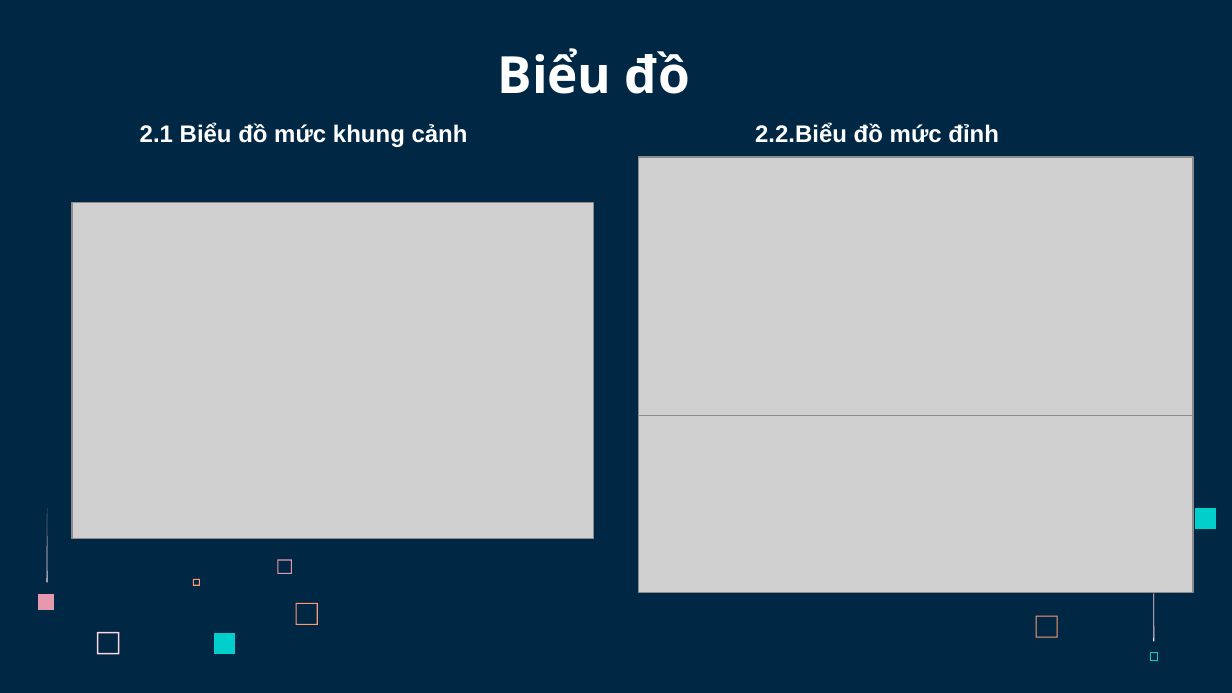
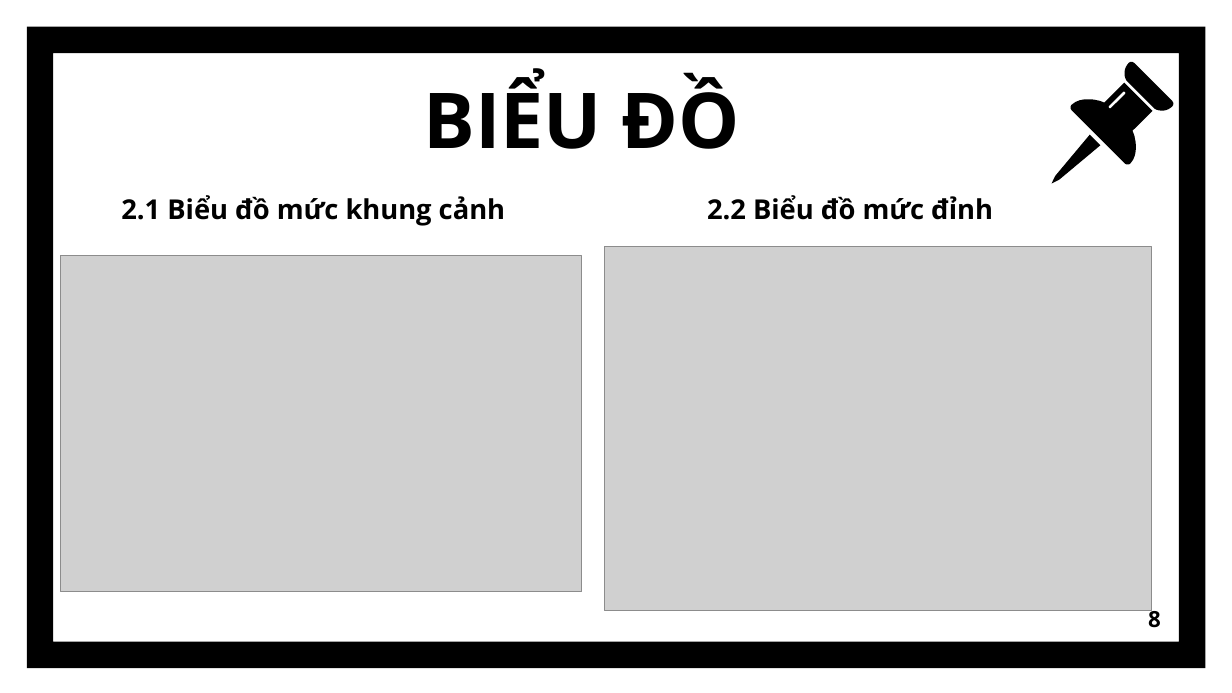
Before and after one commit to LinhChi610/PTLChi.BTL.226, a slide deck: slide 8 of SLIDE-HTQLBHDTDĐ.pptx. Drawn at 1232x693 pixels with LibreOffice and Linux fonts; fonts in the diff are those of the drawing; grey boxes stand for pictures. Boxes give left, top, right and bottom in pixels: in the first picture for what was removed or moved away, otherwise in the second. Text is boxed around its words. In the diff, an @@ line names an element or a change of style, - is before the commit and + after.

```diff
--- a/SLIDE-HTQLBHDTDĐ.pptx
+++ b/SLIDE-HTQLBHDTDĐ.pptx
@@ background #002845 to #FFFFFF @@
@@ frame added at (x1=27, y1=27, x2=1206, y2=669), fill #000000 @@
@@ title at (x1=423, y1=76, x2=740, y2=149): text changed; size 30 to 45 pt; text colour #FFFFFF to #000000 @@
-Biểu đồ
+BIỂU ĐỒ
@@ freeform shape added at (x1=1071, y1=83, x2=1153, y2=165), fill #000000 @@
@@ freeform shape added at (x1=1125, y1=62, x2=1174, y2=111), fill #000000 @@
@@ freeform shape added at (x1=1052, y1=134, x2=1101, y2=184), fill #000000 @@
@@ picture removed at (x1=638, y1=156, x2=1193, y2=428) @@
@@ text "2.1 Biểu đồ mức khung ..." moved from (x1=140, y1=122, x2=468, y2=147) to (x1=121, y1=195, x2=505, y2=226) @@
@@ text "2.1 Biểu đồ mức khung ..." at (x1=121, y1=195, x2=505, y2=226): size 14 to 16 pt, font Arial to Open Sans, text colour #FFFFFF to #000000; alignment left to centre; list level 3 to 1 in "2.1 Biểu đồ mức khung ..." @@
@@ text at (x1=707, y1=195, x2=993, y2=220): text changed; size 14 to 16 pt; font Arial to Open Sans; text colour #FFFFFF to #000000 @@
-    2.2.Biểu đồ mức đỉnh
+2.2 Biểu đồ mức đỉnh
@@ picture moved from (x1=71, y1=203, x2=593, y2=540) to (x1=60, y1=256, x2=582, y2=593) @@
@@ picture added at (x1=605, y1=246, x2=1152, y2=611) @@
@@ picture removed at (x1=638, y1=415, x2=1193, y2=593) @@
@@ freeform shape removed at (x1=47, y1=508, x2=48, y2=583) @@
@@ freeform shape removed at (x1=1195, y1=508, x2=1216, y2=529) @@
@@ freeform shape removed at (x1=277, y1=559, x2=292, y2=574) @@
@@ freeform shape removed at (x1=1153, y1=548, x2=1154, y2=642) @@
@@ freeform shape removed at (x1=38, y1=594, x2=54, y2=610) @@
@@ freeform shape removed at (x1=193, y1=579, x2=201, y2=586) @@
@@ freeform shape removed at (x1=296, y1=602, x2=318, y2=625) @@
@@ freeform shape removed at (x1=1036, y1=616, x2=1058, y2=638) @@
@@ page number added at (x1=1148, y1=607, x2=1161, y2=628), 13 pt, text #000000, bold @@
+8
@@ freeform shape removed at (x1=97, y1=632, x2=120, y2=654) @@
@@ freeform shape removed at (x1=213, y1=633, x2=234, y2=654) @@
@@ freeform shape removed at (x1=1149, y1=653, x2=1157, y2=660) @@
```
Also in this commit, not shown: 11 other slides changed, 1 slide added, 1 slide removed, 32 other files.
